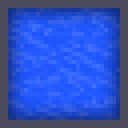
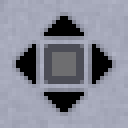
Layer changes from the first 128 x 128 image to the second:
showed "arrows out" over bbox(16, 16, 112, 112)
hid "water frame" over bbox(0, 0, 128, 128)
hid "blockframe" over bbox(0, 0, 128, 128)
showed "small" over bbox(48, 48, 80, 80)
hid "Layer 1" over bbox(0, 0, 128, 128)
